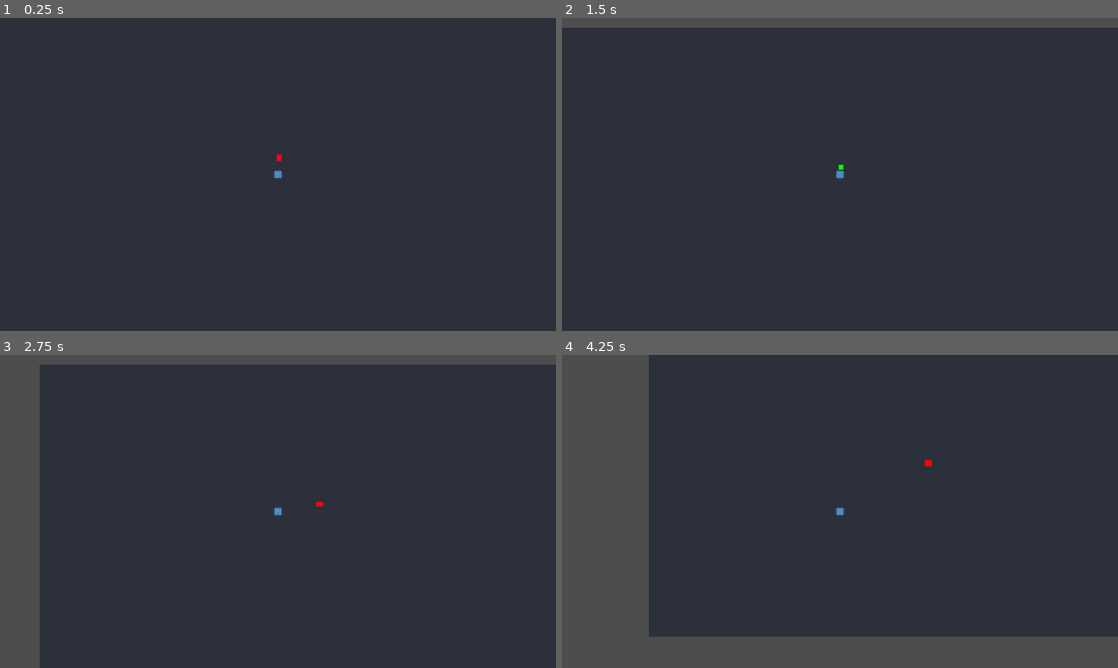
Above: before the commit, frames 1-4 (two rows, left to right).
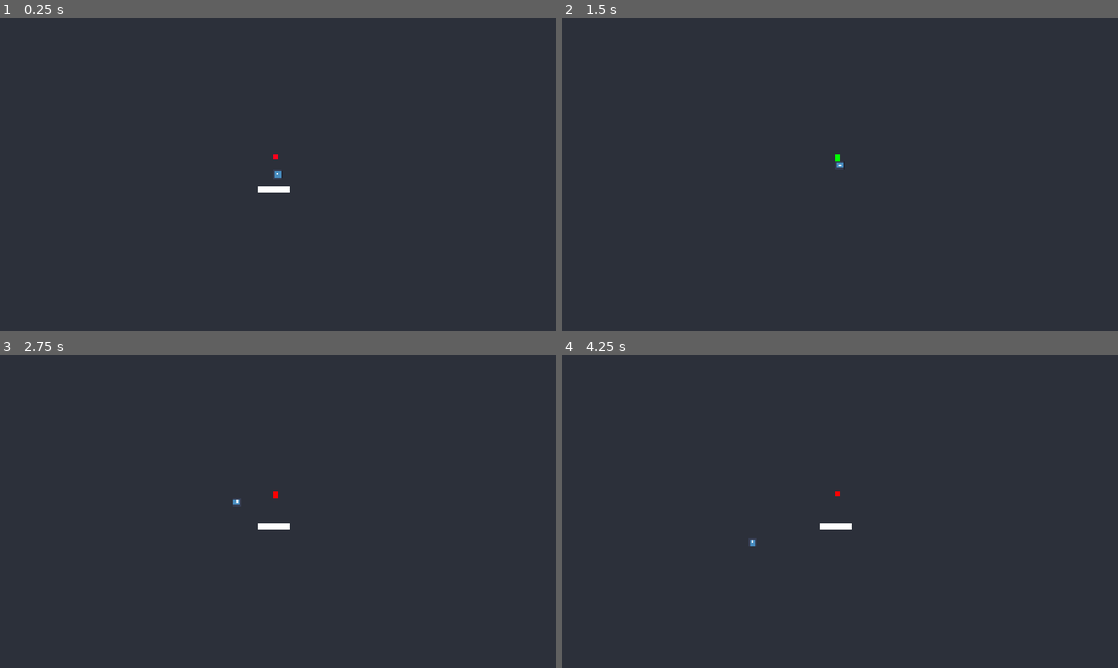
Above: after the commit, the same moments.

Repository: Toomaatti/topdown-puzzle-game
Game: Godot game, scene res://scenes/Level/test_room.tscn
The game is run twice, just before and just after one commit, with the same random seed, the same clock (stepped at 60 frames per second) and the same inputs. The engine's default icon, where the game draws it, is replaced by a stand-in: a white triangle on a blue panel in a dark square.
Inputs:
- Up to frame 1 (0.25 s): no input
- Up to frame 2 (1.5 s): tap Enter at 0.5 s; hold W (up) from 0.53 s (still down); tap E (interact) at 0.6, 1.35 s; tap Space at 1.25 s
- Up to frame 3 (2.75 s): tap Enter at 2 s; release W (up) at 2.03 s; hold A (left) from 2.03 s (still down); tap E (interact) at 2.1 s
- Up to frame 4 (4.25 s): tap E (interact) at 2.85, 3.6 s; release A (left) at 3.53 s; hold S (down) from 3.53 s (still down)

The runs differ from the first frame. In frame 1, 0.1% of the frame differs, in the area x 46-53%, y 43-56%; in frame 2, 3.2%; in frame 3, 10%; in frame 4, 24%, in the area x 0-100%, y 0-100%.

Commit message:
tein oven joka avautuu jos vipua painetaan
ovi avautuu jos switch flipped on true ja sulkeutuu jos se on false

Diff:
--- a/scenes/Level/test_room.tscn
+++ b/scenes/Level/test_room.tscn
@@ -1,7 +1,8 @@
 [gd_scene format=3 uid="uid://drhobo1tgu8v1"]
 
 [ext_resource type="PackedScene" uid="uid://d1ddhyvu7eyjv" path="res://scenes/Player/Player.tscn" id="1_8v77p"]
-[ext_resource type="PackedScene" uid="uid://dpfdpigsl51l5" path="res://scenes/Objects/Test.tscn" id="2_yr6uj"]
+[ext_resource type="PackedScene" uid="uid://dpfdpigsl51l5" path="res://scenes/Objects/Switch.tscn" id="2_yr6uj"]
+[ext_resource type="PackedScene" uid="uid://bxvlrg3kdlpbi" path="res://scenes/Objects/Door.tscn" id="3_rl01x"]
 
 [sub_resource type="RectangleShape2D" id="RectangleShape2D_mprnj"]
 size = Vector2(223.5, 1081)
@@ -19,6 +20,12 @@
 
 [node name="Player" parent="." unique_id=106720472 instance=ExtResource("1_8v77p")]
 position = Vector2(960, 540)
+
+[node name="Camera2D" parent="Player" index="2" unique_id=1184854531]
+limit_left = 3
+limit_top = -1
+limit_right = 1920
+limit_bottom = 1080
 
 [node name="StaticBody2D" type="StaticBody2D" parent="." unique_id=790466557]
 
@@ -38,5 +45,12 @@
 position = Vector2(966, 1157)
 shape = SubResource("RectangleShape2D_yhbfv")
 
-[node name="Test" parent="." unique_id=1751356882 instance=ExtResource("2_yr6uj")]
-position = Vector2(964, 482)
+[node name="Switch" parent="." unique_id=1751356882 node_paths=PackedStringArray("door") instance=ExtResource("2_yr6uj")]
+position = Vector2(952, 481)
+door = NodePath("../Door")
+
+[node name="Door" parent="." unique_id=1525972474 node_paths=PackedStringArray("switch") instance=ExtResource("3_rl01x")]
+position = Vector2(947, 592)
+switch = NodePath("../Switch")
+
+[editable path="Player"]
--- /dev/null
+++ b/scenes/Objects/Door.tscn
@@ -0,0 +1,15 @@
+[gd_scene format=3 uid="uid://bxvlrg3kdlpbi"]
+
+[ext_resource type="Script" uid="uid://c6ajpdxw86x61" path="res://scripts/Objects/door.gd" id="1_xjjwk"]
+
+[sub_resource type="RectangleShape2D" id="RectangleShape2D_mprnj"]
+size = Vector2(106, 20)
+
+[node name="Door" type="StaticBody2D" unique_id=1525972474]
+script = ExtResource("1_xjjwk")
+
+[node name="CollisionShape2D" type="CollisionShape2D" parent="." unique_id=1954722117]
+shape = SubResource("RectangleShape2D_mprnj")
+
+[node name="Polygon2D" type="Polygon2D" parent="." unique_id=1304265261]
+polygon = PackedVector2Array(-53, -10, 53, -10, 53, 10, -53, 10)
--- a/scenes/Objects/Test.tscn
+++ b/scenes/Objects/Switch.tscn
@@ -1,10 +1,10 @@
 [gd_scene format=3 uid="uid://dpfdpigsl51l5"]
 
-[ext_resource type="Script" uid="uid://50y56v001yeh" path="res://scripts/Objects/test.gd" id="1_amvna"]
+[ext_resource type="Script" uid="uid://50y56v001yeh" path="res://scripts/Objects/switch.gd" id="1_amvna"]
 
 [sub_resource type="RectangleShape2D" id="RectangleShape2D_mprnj"]
 
-[node name="Test" type="StaticBody2D" unique_id=1751356882 groups=["objects"]]
+[node name="Switch" type="StaticBody2D" unique_id=1751356882 groups=["objects"]]
 script = ExtResource("1_amvna")
 
 [node name="CollisionShape2D" type="CollisionShape2D" parent="." unique_id=347881731]
--- /dev/null
+++ b/scripts/Objects/door.gd
@@ -0,0 +1,11 @@
+extends StaticBody2D
+@onready var door_sprite: Polygon2D = $Polygon2D
+@onready var door_collision: CollisionShape2D = $CollisionShape2D
+@export var switch: StaticBody2D
+func toggle_door():
+	if switch.switch_flipped == false:
+		door_sprite.visible = true
+		door_collision.disabled = false
+	elif switch.switch_flipped == true:
+		door_sprite.visible = false
+		door_collision.disabled = true
--- a/scripts/Objects/test.gd
+++ b/scripts/Objects/switch.gd
@@ -1,10 +1,14 @@
 extends StaticBody2D
 @onready var switch:Polygon2D = $Polygon2D
 var switch_flipped: bool = false
+@export var door: StaticBody2D
+
 func interact():
 	if switch_flipped == false:
 		switch_flipped = true
 		switch.color = Color.GREEN
+		door.toggle_door()
 	elif switch_flipped == true:
 		switch_flipped = false
 		switch.color = Color.RED
+		door.toggle_door()
Not shown, added: scripts/Objects/door.gd.uid
Renamed: scripts/Objects/test.gd.uid -> scripts/Objects/switch.gd.uid
